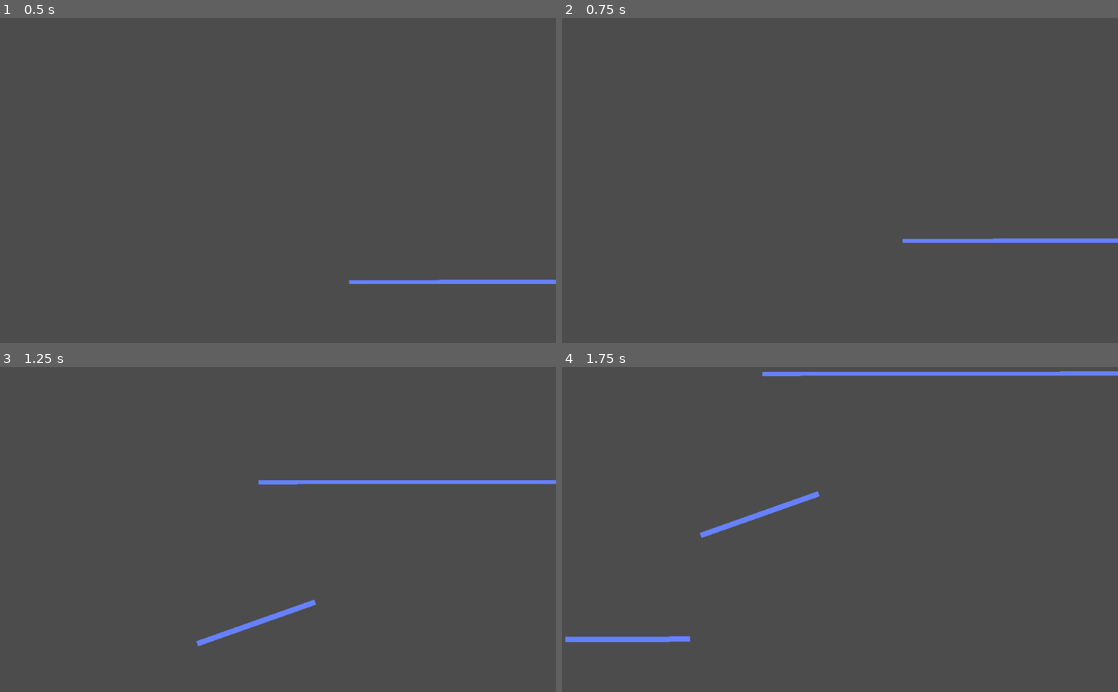
Above: before the commit, frames 1-4 (two rows, left to right).
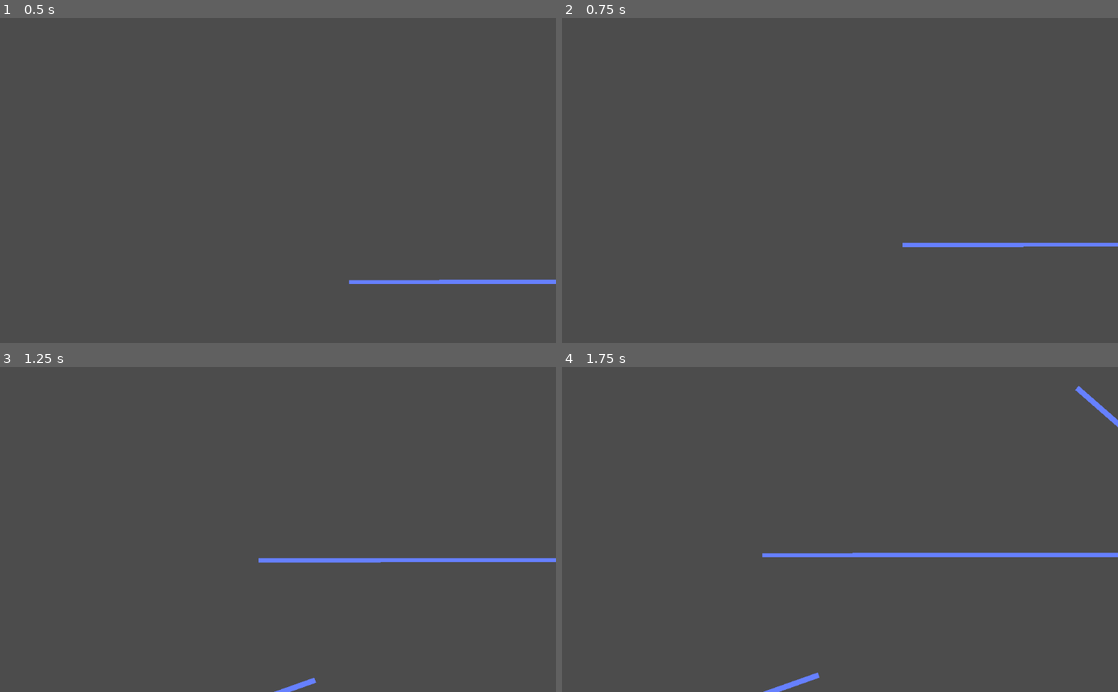
Above: after the commit, the same moments.

Repository: linkwin/Splat
Game: Godot game, scene res://Scenes/Arena.tscn
Same seed, same stepped clock (60 frames per second), same inputs: the game is played once before the commit and once after it.
Inputs:
- Up to frame 1 (0.5 s): no input
- Up to frame 2 (0.75 s): tap Enter at 0.5 s; hold D (right) from 0.53 s (still down); tap Space (space, bound only after the commit) at 0.6 s
- Up to frame 3 (1.25 s): keep holding D (right)
- Up to frame 4 (1.75 s): release D (right) at 1.28 s; hold A (left) from 1.28 s (still down); tap Space (space, bound only after the commit) at 1.35 s

Frame 1 is identical in both runs. In frame 2, 1.0% of the frame differs, in the area x 61-100%, y 67-71%; in frame 3, 2.0%; in frame 4, 3.0%, in the area x 0-100%, y 1-100%.

Commit message:
Finshed left/right movement and gravity physics, added ability to change gravity direction with spacebar

Diff:
--- /dev/null
+++ b/Core/gravity_change.gd
@@ -0,0 +1,7 @@
+extends Area2D
+
+func _on_Area2D_body_entered(body):
+	if "player" in body.name:
+		print("yup")
+		body.gravity_dir = Vector2.DOWN
+		body.gravity_changed = true
--- a/Scenes/Arena.tscn
+++ b/Scenes/Arena.tscn
@@ -1,59 +1,85 @@
-[gd_scene load_steps=4 format=2]
+[gd_scene load_steps=5 format=2]
 
-[ext_resource path="res://Scenes/player.gd" type="Script" id=1]
+[ext_resource path="res://Scenes/Player.tscn" type="PackedScene" id=1]
 [ext_resource path="res://Scenes/Platform.tscn" type="PackedScene" id=2]
+[ext_resource path="res://Core/gravity_change.gd" type="Script" id=3]
 
-[sub_resource type="CircleShape2D" id=1]
+[sub_resource type="RectangleShape2D" id=1]
+extents = Vector2( 695, 112.5 )
 
 [node name="Arena" type="Node2D"]
 
-[node name="Platform2" parent="." instance=ExtResource( 2 )]
+[node name="Platforms" type="Node2D" parent="."]
+
+[node name="Platform2" parent="Platforms" instance=ExtResource( 2 )]
 position = Vector2( 436, 116 )
 scale = Vector2( 1.64452, 0.7583 )
 
-[node name="Platform7" parent="." instance=ExtResource( 2 )]
+[node name="Platform7" parent="Platforms" instance=ExtResource( 2 )]
 position = Vector2( 756, -114 )
 rotation = 0.723211
 scale = Vector2( 0.436, 1 )
 
-[node name="Platform8" parent="." instance=ExtResource( 2 )]
+[node name="Platform8" parent="Platforms" instance=ExtResource( 2 )]
 position = Vector2( 1517, -40 )
 rotation = 0.723211
 scale = Vector2( 0.436, 1 )
 
-[node name="Platform9" parent="." instance=ExtResource( 2 )]
+[node name="Platform9" parent="Platforms" instance=ExtResource( 2 )]
 position = Vector2( 1921, -242 )
 rotation = 0.723211
 scale = Vector2( 0.436, 1 )
 
-[node name="Platform3" parent="." instance=ExtResource( 2 )]
+[node name="Platform3" parent="Platforms" instance=ExtResource( 2 )]
 position = Vector2( -56, 349 )
 rotation = -0.335818
 scale = Vector2( 0.436, 1 )
 
-[node name="Platform4" parent="." instance=ExtResource( 2 )]
+[node name="Platform4" parent="Platforms" instance=ExtResource( 2 )]
 position = Vector2( -252, 572 )
 scale = Vector2( 0.436, 1 )
 
-[node name="Platform5" parent="." instance=ExtResource( 2 )]
+[node name="Platform5" parent="Platforms" instance=ExtResource( 2 )]
 position = Vector2( 298, 846 )
 scale = Vector2( 0.436, 1 )
 
-[node name="Platform6" parent="." instance=ExtResource( 2 )]
+[node name="Platform6" parent="Platforms" instance=ExtResource( 2 )]
 position = Vector2( -283, 1064 )
 scale = Vector2( 0.436, 1 )
 
-[node name="player1" type="KinematicBody2D" parent="."]
-position = Vector2( -137, -25 )
-script = ExtResource( 1 )
-gravity_speed = 24000
-gravity_acc = 8
-move_speed = 22000
-move_acc = 12
-friction_decel = 15
+[node name="Platform10" parent="Platforms" instance=ExtResource( 2 )]
+position = Vector2( -61, 1606 )
+scale = Vector2( 0.436, 1 )
 
-[node name="CollisionShape2D" type="CollisionShape2D" parent="player1"]
+[node name="Platform11" parent="Platforms" instance=ExtResource( 2 )]
+position = Vector2( -128, -1775 )
+rotation = -0.335818
+scale = Vector2( 0.436, 1 )
+
+[node name="Platform12" parent="Platforms" instance=ExtResource( 2 )]
+position = Vector2( -324, -1552 )
+scale = Vector2( 0.436, 1 )
+
+[node name="Platform13" parent="Platforms" instance=ExtResource( 2 )]
+position = Vector2( 226, -1278 )
+scale = Vector2( 0.436, 1 )
+
+[node name="Platform14" parent="Platforms" instance=ExtResource( 2 )]
+position = Vector2( -355, -1060 )
+scale = Vector2( 0.436, 1 )
+
+[node name="Platform15" parent="Platforms" instance=ExtResource( 2 )]
+position = Vector2( -133, -518 )
+scale = Vector2( 0.436, 1 )
+
+[node name="player1" parent="." instance=ExtResource( 1 )]
+
+[node name="Area2D" type="Area2D" parent="."]
+position = Vector2( -77, -2068 )
+script = ExtResource( 3 )
+
+[node name="CollisionShape2D" type="CollisionShape2D" parent="Area2D"]
+position = Vector2( 41, 8.5 )
 shape = SubResource( 1 )
 
-[node name="Camera2D" type="Camera2D" parent="player1"]
-current = true
+[connection signal="body_entered" from="Area2D" to="Area2D" method="_on_Area2D_body_entered"]
--- /dev/null
+++ b/Scenes/Player.tscn
@@ -0,0 +1,20 @@
+[gd_scene load_steps=3 format=2]
+
+[ext_resource path="res://Scenes/player.gd" type="Script" id=1]
+
+[sub_resource type="CircleShape2D" id=1]
+
+[node name="player1" type="KinematicBody2D"]
+position = Vector2( -137, -25 )
+script = ExtResource( 1 )
+gravity_speed = 24000
+gravity_acc = 8
+move_speed = 22000
+move_acc = 12
+friction_decel = 15
+
+[node name="CollisionShape2D" type="CollisionShape2D" parent="."]
+shape = SubResource( 1 )
+
+[node name="Camera2D" type="Camera2D" parent="."]
+current = true
--- a/Scenes/player.gd
+++ b/Scenes/player.gd
@@ -1,8 +1,10 @@
 extends KinematicBody2D
 
-var gravity_dir = Vector2.DOWN
+export var gravity_dir = Vector2.DOWN
 export var gravity_speed = 6000
 export var gravity_acc = 2
+
+var gravity_changed = false
 
 var velocity = Vector2.ZERO
 export var move_speed = 3000
@@ -28,23 +30,24 @@
 		move_vec.x = right * move_speed
 
 	if is_move_input_held():
-		last_move_dir = move_dir
+		if move_dir != Vector2.ZERO:
+			last_move_dir = move_dir
 
 	#Gravity=====
 	var target_gravity_velocity = gravity_speed * gravity_dir * delta
 
-	var temp_vel = gravity_dir * velocity + gravity_dir * gravity_acc
-	if velocity * gravity_dir < target_gravity_velocity:
+	var temp_vel = abs_of_vector(gravity_dir) * velocity + gravity_dir * gravity_acc
+	if abs_of_vector(velocity * gravity_dir) < abs_of_vector(target_gravity_velocity) or gravity_changed:
+		gravity_changed = false
 		if abs_of_vector(temp_vel) > abs_of_vector(target_gravity_velocity):
 			gravity_update_vec = target_gravity_velocity
-			print("HUUUUHH")
 		else:
 			gravity_update_vec = temp_vel
 	#=============
 
 	var target_move_velocity = move_speed * move_dir * delta
 	var local_vel
-	if is_move_input_held():
+	if is_move_input_held() and move_dir != Vector2.ZERO:
 		local_vel = abs_of_vector(move_dir) * velocity + move_dir * move_acc #player moving
 		if abs_of_vector(local_vel) > abs_of_vector(target_move_velocity):
 			move_update_vec = target_move_velocity
@@ -67,8 +70,10 @@
 	print(last_move_dir * move_update_vec)
 
 
-	velocity = move_and_slide(abs_of_vector(last_move_dir) * move_update_vec + gravity_dir * gravity_update_vec)
-
+	velocity = move_and_slide(abs_of_vector(last_move_dir) * move_update_vec + abs_of_vector(gravity_dir) * gravity_update_vec)
+	if Input.is_action_just_pressed("space"):
+		gravity_dir *= Vector2(-1,-1)
+		gravity_changed = true
 func abs_of_vector(vector):
 	return Vector2(abs(vector.x), abs(vector.y))
 
--- a/project.godot
+++ b/project.godot
@@ -40,6 +40,11 @@
 "events": [ Object(InputEventKey,"resource_local_to_scene":false,"resource_name":"","device":0,"alt":false,"shift":false,"control":false,"meta":false,"command":false,"pressed":false,"scancode":83,"physical_scancode":0,"unicode":0,"echo":false,"script":null)
  ]
 }
+space={
+"deadzone": 0.5,
+"events": [ Object(InputEventKey,"resource_local_to_scene":false,"resource_name":"","device":0,"alt":false,"shift":false,"control":false,"meta":false,"command":false,"pressed":false,"scancode":0,"physical_scancode":32,"unicode":0,"echo":false,"script":null)
+ ]
+}
 
 [physics]
 
